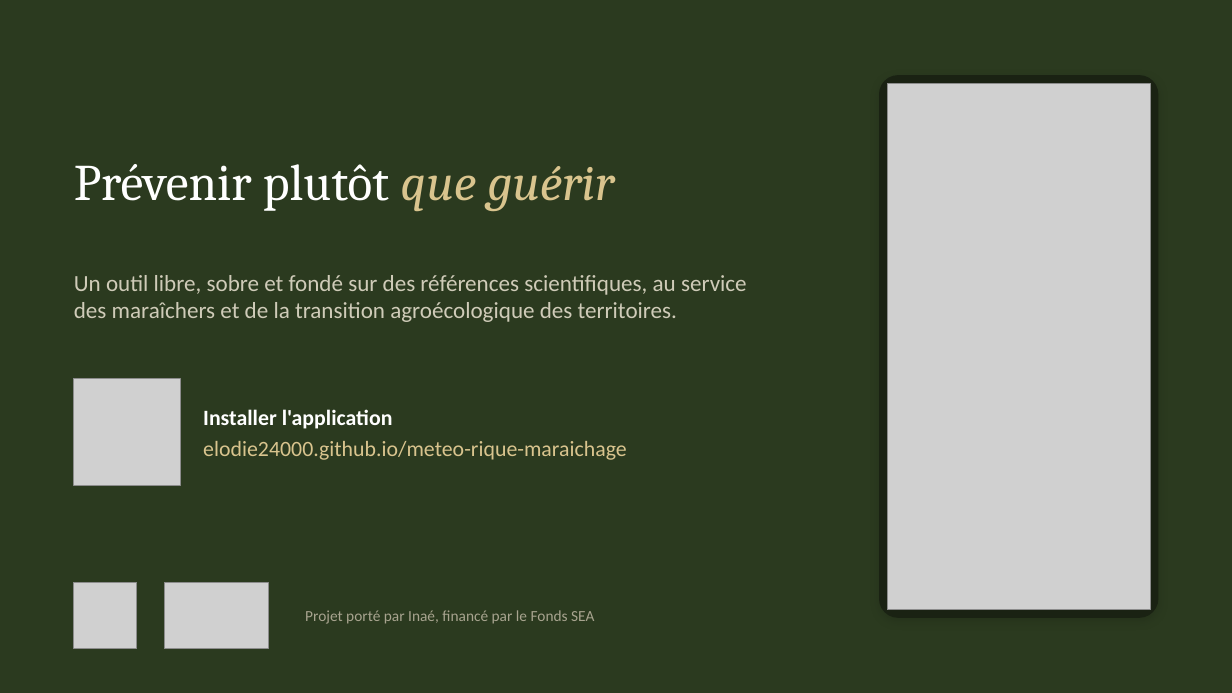
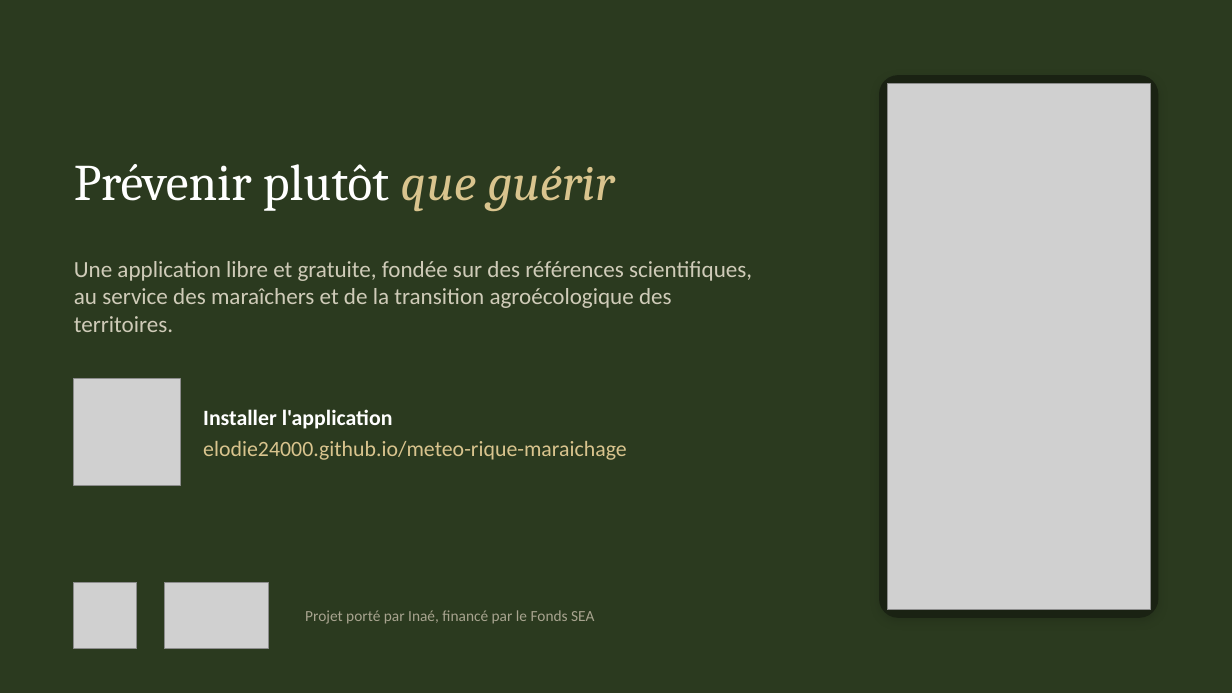
Before and after one commit to elodie24000/meteo-rique-maraichage, a slide deck: slide 11 of presentation/Presentation_outil_maraichage.pptx. Drawn at 1232x693 pixels with LibreOffice and Linux fonts; fonts in the diff are those of the drawing; grey boxes stand for pictures. Boxes give left, top, right and bottom in pixels: in the first picture for what was removed or moved away, otherwise in the second. Text is boxed around its words. In the diff, an @@ line names an element or a change of style, - is before the commit and + after.

```diff
--- a/presentation/Presentation_outil_maraichage.pptx
+++ b/presentation/Presentation_outil_maraichage.pptx
@@ text at box(74, 261, 752, 332): text changed @@
-Un outil libre, sobre et fondé sur des références scientifiques, au service des maraîchers et de la transition agroécologique des territoires.
+Une application libre et gratuite, fondée sur des références scientifiques, au service des maraîchers et de la transition agroécologique des territoires.
```
